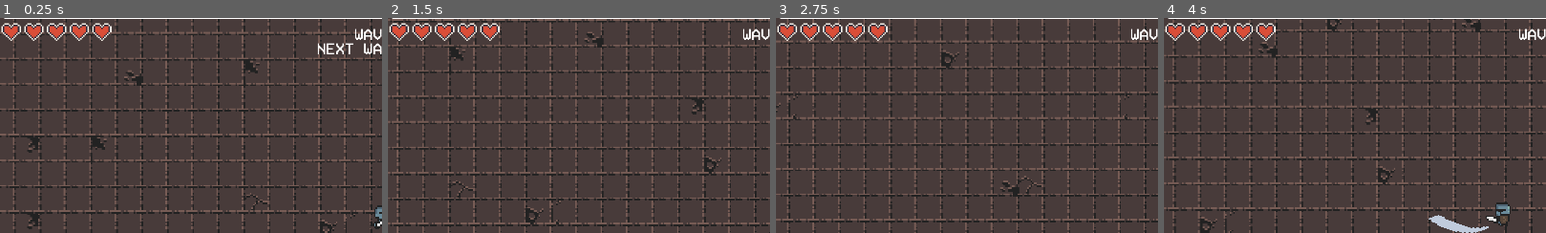
Above: before the commit, frames 1-4 (left to right).
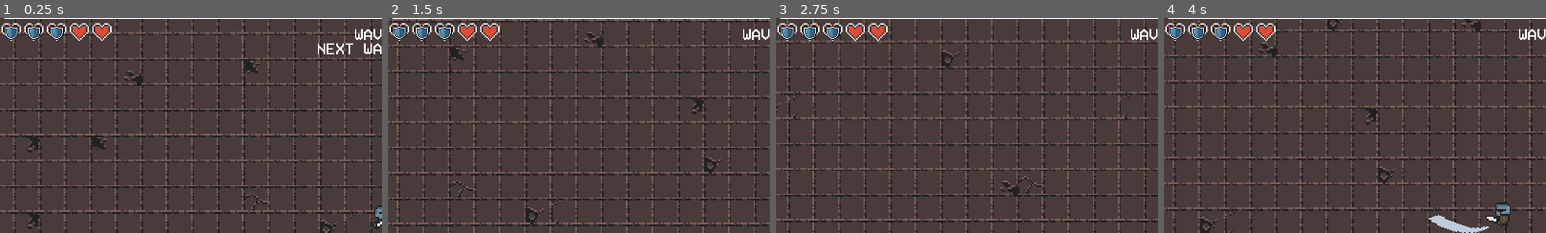
Above: after the commit, the same moments.

Repository: ErikpvDev/Proyecto-intermodular
Game: Godot game, scene res://Scenes/Game/game.tscn
Two runs of this game, one before a commit and one after it. Both use one fixed random seed, a clock stepped at 60 frames per second and the inputs below. The engine's default icon, where the game draws it, is replaced by a stand-in: a white triangle on a blue panel in a dark square.
Inputs:
- Up to frame 1 (0.25 s): no input
- Up to frame 2 (1.5 s): tap Enter at 0.5 s; hold D (right) 0.53-1.28 s; tap Shift (dash) at 0.6, 1.35 s; hold S (down) from 1.28 s (still down)
- Up to frame 3 (2.75 s): release S (down) at 2.03 s; hold D (right) from 2.03 s (still down); hold E (interact) from 2.03 s (still down); tap Shift (dash) at 2.3 s
- Up to frame 4 (4 s): release D (right) at 2.78 s; release E (interact) at 2.78 s; hold W (up) 2.78-3.53 s; tap Shift (dash) at 2.85, 3.6 s; hold A (left) from 3.53 s (still down)
The pictures show only the part of the screen within x 0-50%, y 4-54%; the shares and areas given below are measured in that part.

The runs differ from the first frame. In frame 1, 0.6% of the frame differs, in the area x 1-17%, y 3-11%; in frame 2, 0.6%; in frame 3, 0.6%; in frame 4, 0.6%.

Commit message:
escudos funcionales

Diff:
--- a/Scenes/Character/personaje.gd
+++ b/Scenes/Character/personaje.gd
@@ -18,7 +18,9 @@
 @onready var health: Node = $Health
 
 #SHIELD
-@onready var shield : int = 0
+@onready var shield : int = 3
+@onready var max_shield: int = 3
+@onready var shield_bar: CanvasLayer = $"../UI/ShieldDisplay"
 
 #MOVEMENT
 @onready var movement: Node = $Movement
@@ -34,6 +36,7 @@
 #VARIABLES------------------------------------------------------------------------------------------------
 
 func _ready() -> void:
+	GlobalSignals.emit_signal("update_shield",shield)
 	health.max_health = 5
 
 	# Gets the health bar initial hearts,appends them to the array and shows them on screen
@@ -44,9 +47,9 @@
 
 	health.health=health.max_health
 	update_heart_display()
-
 	# Sets Gold to its initial value
 	gold_coins_number.text=str(gold_coins)
+
 
 	$AttackArea/CollisionShape2D.disabled=true
 	$AttackArea/AnimatedSprite2D.visible=false
@@ -61,16 +64,18 @@
 func update_heart_display():
 	# Check the number of hearts to show based on the current health of the player as "idle"
 	# and the rest "damaged"
-	for i in range(health_bar.get_child(0).get_children().size()):
+	var hearts = health_bar.get_child(0).get_children()
+
+	for i in range(hearts.size()):
 		if i < health.health:
-			health_bar.get_child(0).get_children()[i].get_child(0).play("idle")
+			hearts[i].get_child(0).play("idle")
 		else:
-			health_bar.get_child(0).get_children()[i].get_child(0).play("damaged")
+			hearts[i].get_child(0).play("damaged")
 	# Check if it's the last heart and if so play the "beating" animation if not play the "idle" animation
 	if health.health > 1:
-		health_bar.get_child(0).get_children()[0].get_child(0).play("idle")
+		hearts[0].get_child(0).play("idle")
 	else:
-		health_bar.get_child(0).get_children()[0].get_child(0).play("beating")
+		hearts[0].get_child(0).play("beating")
 
 func add_health(amount: int) -> void:
 	health.add_health(amount)
@@ -90,9 +95,13 @@
 
 func take_damage(amount: int) -> void:
 	if !movement.dashing:
-		health.take_damage(amount)
-		update_heart_display()
-		$AnimationPlayer.play("hit")
+		if shield >= 1:
+			shield=shield-1
+			GlobalSignals.emit_signal("update_shield",shield)
+		else:
+			health.take_damage(amount)
+			update_heart_display()
+			$AnimationPlayer.play("hit")
 
 func add_exp(amount: int) -> void:
 	experience.add_exp(amount)
--- a/Scenes/Shields/Shield.tscn
+++ b/Scenes/Shields/Shield.tscn
@@ -2,14 +2,20 @@
 
 [ext_resource type="Texture2D" uid="uid://b8njatsutg630" path="res://assets/sprites/Objetcs/Shields/Shilds.png" id="1_85sl2"]
 
-[node name="Shield" type="Control"]
-layout_mode = 3
+[node name="Shield" type="TextureRect"]
+custom_minimum_size = Vector2(34, 0)
 anchors_preset = 15
 anchor_right = 1.0
 anchor_bottom = 1.0
+offset_left = 3.0
+offset_top = 1.0
+offset_right = 3.0
+offset_bottom = 1.0
 grow_horizontal = 2
 grow_vertical = 2
 
 [node name="Sprite2D" type="Sprite2D" parent="."]
-position = Vector2(8, 8)
+z_index = 10
+position = Vector2(19, 52.000004)
+scale = Vector2(1.5, 1.5)
 texture = ExtResource("1_85sl2")
--- /dev/null
+++ b/Scenes/Shields/ShieldDisplay.tscn
@@ -0,0 +1,22 @@
+[gd_scene load_steps=3 format=3 uid="uid://bcdvrvvqdkmtn"]
+
+[ext_resource type="Script" uid="uid://b5eh66ae0ohd8" path="res://Scenes/Shields/Shield_Display.gd" id="1_hle1u"]
+[ext_resource type="PackedScene" uid="uid://dd6ftiglxwjlf" path="res://Scenes/Shields/Shield.tscn" id="2_oae1u"]
+
+[node name="ShieldDisplay" type="CanvasLayer"]
+
+[node name="HBoxContainer" type="HBoxContainer" parent="."]
+offset_right = 144.0
+offset_bottom = 48.0
+scale = Vector2(1.5, 1.5)
+size_flags_stretch_ratio = 4.3
+script = ExtResource("1_hle1u")
+
+[node name="Shield" parent="HBoxContainer" instance=ExtResource("2_oae1u")]
+layout_mode = 2
+
+[node name="Shield2" parent="HBoxContainer" instance=ExtResource("2_oae1u")]
+layout_mode = 2
+
+[node name="Shield3" parent="HBoxContainer" instance=ExtResource("2_oae1u")]
+layout_mode = 2
--- /dev/null
+++ b/Scenes/Shields/Shield_Display.gd
@@ -0,0 +1,17 @@
+extends HBoxContainer
+
+@onready var shield = preload("res://Scenes/Shields/Shield.tscn")
+
+func _ready() -> void:
+	GlobalSignals.update_shield.connect(update_shield)
+
+func update_shield(cant):
+#	Clean all the shields
+	for shield in get_children():
+		shield.queue_free()
+
+#	Print all the shields
+	for i in range(cant):
+		var s = shield.instantiate()
+		add_child(s)
+		print("escudo añadido")
--- a/Scenes/Signals/Global_Signals.gd
+++ b/Scenes/Signals/Global_Signals.gd
@@ -2,3 +2,7 @@
 
 #Señal para cuando se abre el cofre
 signal open_chest(chest)
+
+
+#Señal para cuando se tenga que actualizar los escudos
+signal update_shield(cant)
--- a/Scenes/UI/ui.tscn
+++ b/Scenes/UI/ui.tscn
@@ -1,7 +1,8 @@
-[gd_scene load_steps=7 format=3 uid="uid://bam0ik66tfskr"]
+[gd_scene load_steps=8 format=3 uid="uid://bam0ik66tfskr"]
 
 [ext_resource type="Script" uid="uid://c8nkt2yjlif3d" path="res://Scenes/UI/ui.gd" id="1_alcrr"]
 [ext_resource type="PackedScene" uid="uid://bk01ah10djpvn" path="res://Scenes/Gold/Gold.tscn" id="1_i5q6i"]
+[ext_resource type="PackedScene" uid="uid://bcdvrvvqdkmtn" path="res://Scenes/Shields/ShieldDisplay.tscn" id="2_duuxe"]
 [ext_resource type="PackedScene" uid="uid://bqy0xbspvp3gc" path="res://Scenes/Hearts/health_bar.tscn" id="2_hwbc8"]
 [ext_resource type="PackedScene" uid="uid://dv7lc10i5l7rj" path="res://Scenes/UI/Exp/exp.tscn" id="3_hwbc8"]
 [ext_resource type="PackedScene" uid="uid://cewa4t80pl5nn" path="res://Scenes/Wave/wave.tscn" id="4_fo61o"]
@@ -9,6 +10,9 @@
 
 [node name="UI" type="CanvasGroup"]
 script = ExtResource("1_alcrr")
+
+[node name="ShieldDisplay" parent="." instance=ExtResource("2_duuxe")]
+layer = 2
 
 [node name="Gold" parent="." instance=ExtResource("1_i5q6i")]
 
Not shown, added: Scenes/Shields/Shield_Display.gd.uid
